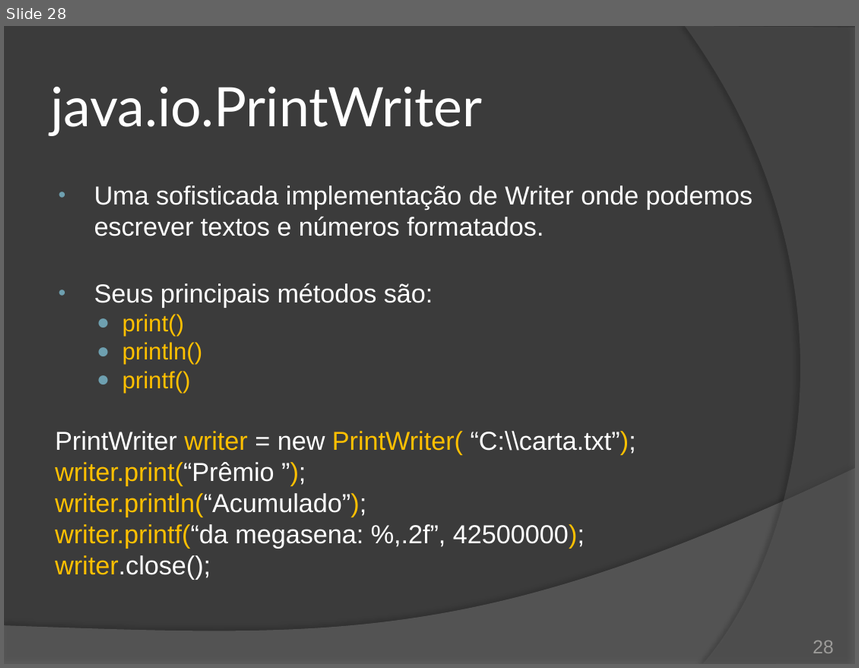
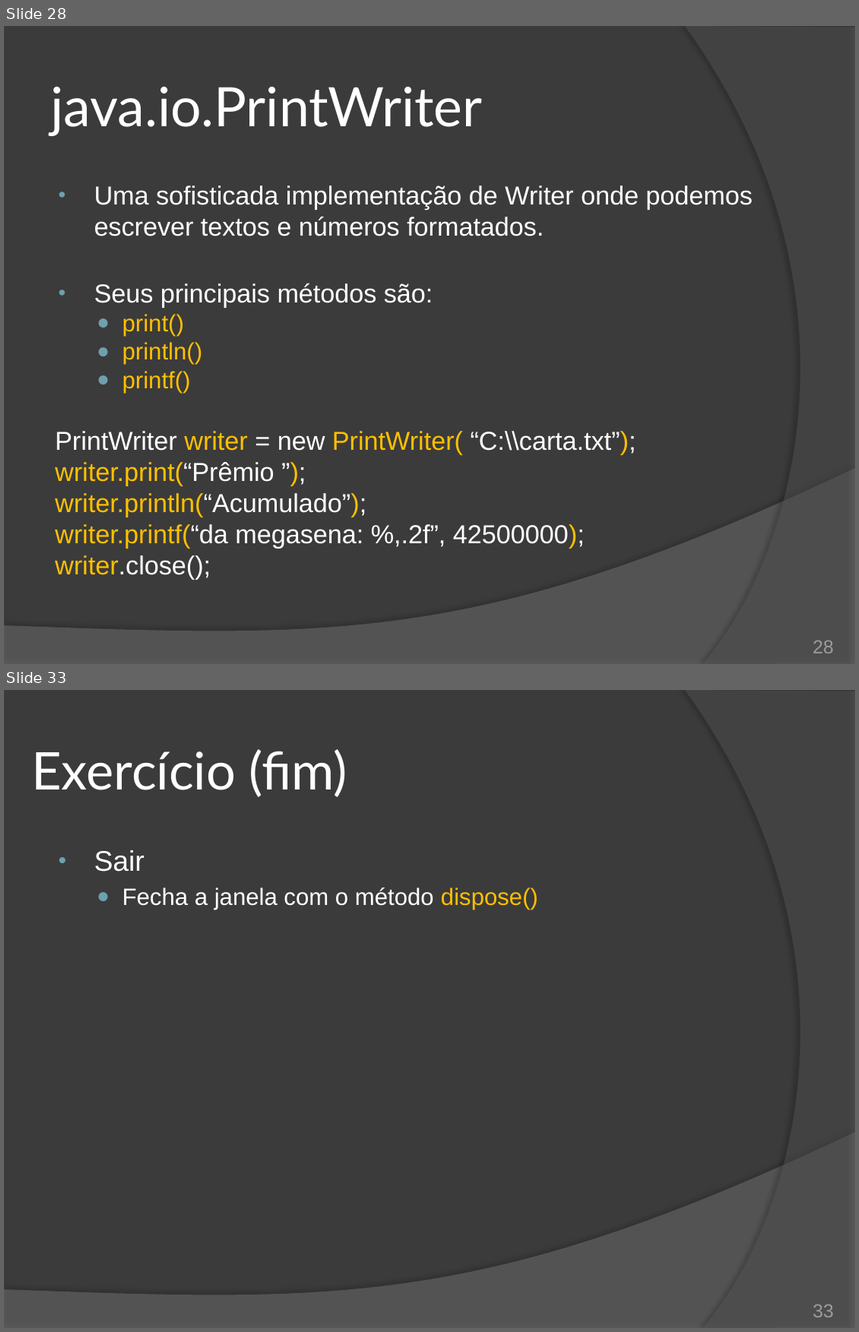
Before and after one commit to duchesqui/slzvieira-training, a slide deck: 2-Java-Programmer-Modulo-II/18.Capitulo10.pptx. Shown one above the other, each under a label of ours: slide 28 before the commit, slides 28 and 33 after it; the slides between them are not shown. The pictures are 859x668 and 859x1332 pixels, drawn with LibreOffice and Linux fonts; fonts in the diff are those of the drawing. Boxes give left, top, right and bottom in pixels: in the first picture for what was removed or moved away, otherwise in the second. Text is boxed around its words. In the diff, an @@ line names an element or a change of style, - is before the commit and + after.

Commit message:
Capítulo 10: Exercício do editor de texto.

```diff
--- a/2-Java-Programmer-Modulo-II/18.Capitulo10.pptx
+++ b/2-Java-Programmer-Modulo-II/18.Capitulo10.pptx
@@ slide 33 added at (4,690,855,1328), background #3B3B3B; not listed: 2 template elements that a slide beside it also shows @@
@@ title added at (31,749,348,797), 44 pt, text #FFFFFF @@
+Exercício (fim)
@@ text added at (94,850,538,910), 20 pt, text #FFFFFF @@
+• Sair
+  ● Fecha a janela com o método dispose()
@@ page number added at (813,1305,834,1318), 16 pt, text #9D9B9A @@
+33
```
Also in this commit, not shown: 1 slide changed, 5 other slides added, 1 slide removed, 4 other files.
